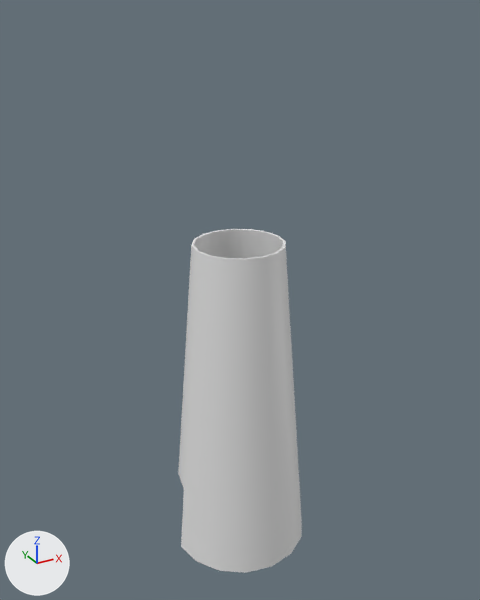
A saved change to the OBJ model models/LightHouse.obj.
The view is the same before and after, from a 50 mm camera at (-12.2, -22.3, 15.8) aimed at (0.2, 0.2, 4.6). Lighting does not change. The marker at lower left points along +X, +Y and +Z. Where no turn or scale is listed for an object, it has been applied to the vertices.
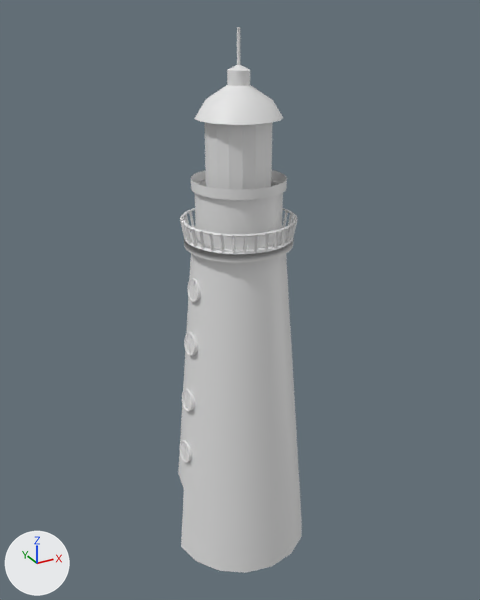
Pixel boxes [x1, y1, x2, y2] of what changed, in the pictures (480 x 600 px):
'Cylinder', reshaped (59% taller)
    before: [178, 229, 302, 573]
    after: [178, 27, 302, 573]
part 1 of me_cylinder, added
    after: [205, 122, 273, 189]
part 2 of me_cylinder, added
    after: [237, 27, 240, 65]
part 3 of me_cylinder, added
    after: [180, 65, 298, 463]

Patch to the scene script:
```diff
--- a/models/LightHouse.obj.py
+++ b/models/LightHouse.obj.py
@@ me_cylinder @@
 # used by ob_cylinder; location = (0.0, 0.0, 0.0)
-me_cylinder.from_pydata(...)  # 90 vertices, 180 faces; spans x -3.1..3.1, y -3.1..3.1, z -7.2..7.21
+me_cylinder.from_pydata(...)  # 1505 vertices, 2932 faces; spans x -3.1..3.1, y -3.1..3.1, z -7.2..15.21
+# me_cylinder part 1: a new loose piece, a 16-sided cylinder along z spanning x -1.27..1.27, y -1.27..1.27, z 9.59..12.14
+# me_cylinder part 2: a new loose piece, a 5-sided cylinder along z spanning x -0.06..0.06, y -0.05..0.06, z 13.63..15.21
+# me_cylinder part 3: 1373 vertices added at x -2.82..2.32, y -2.32..2.32, z -2.44..13.99
```
